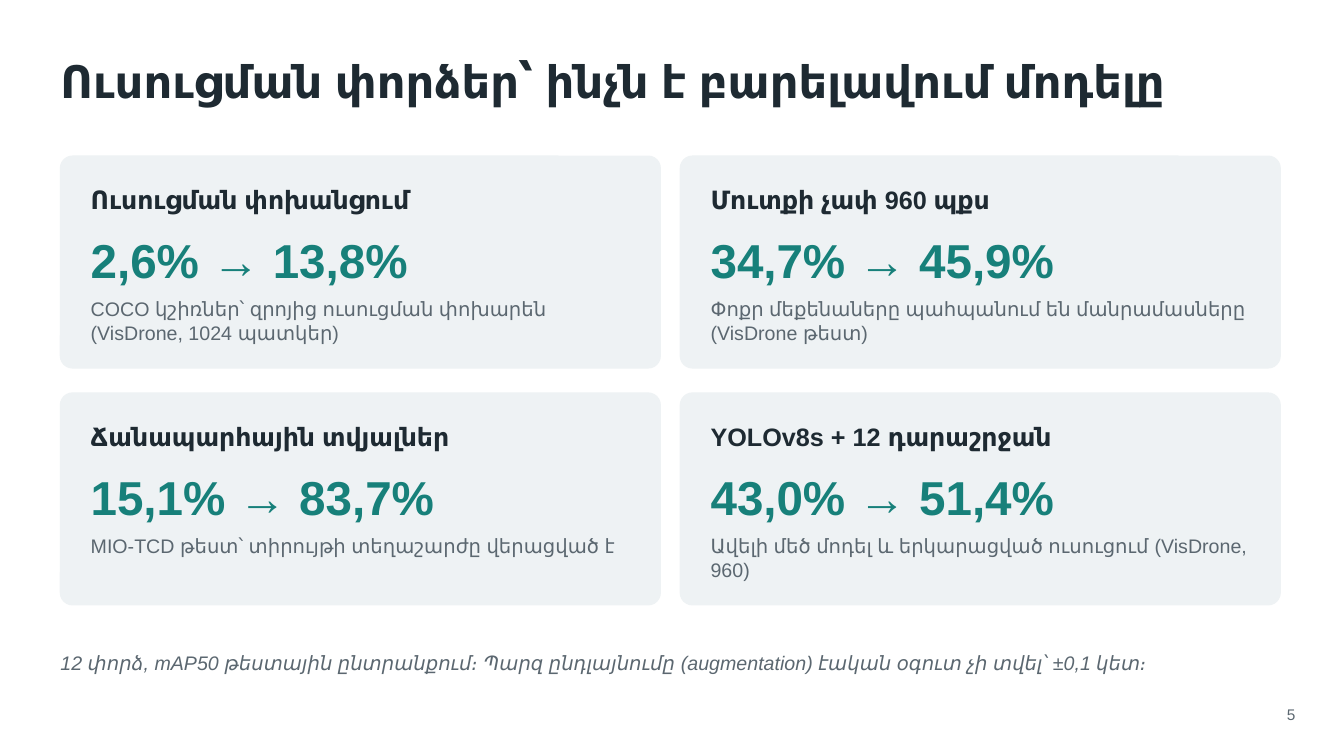
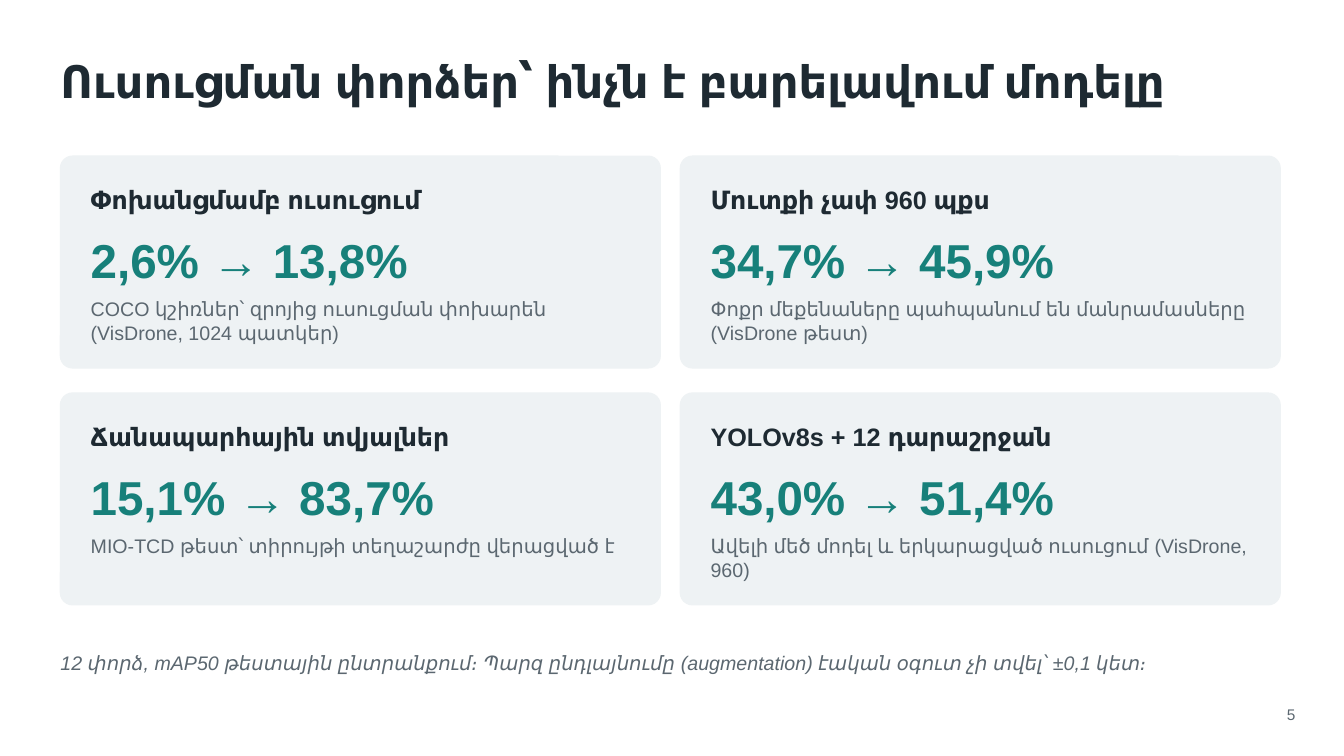
Before and after one commit to marrr862/traffic-cnn, a slide deck: slide 5 of thesis/presentation/DEFENSE.pptx. Drawn at 1344x756 pixels with LibreOffice and Linux fonts; fonts in the diff are those of the drawing. Boxes give left, top, right and bottom in pixels: in the first picture for what was removed or moved away, otherwise in the second. Text is boxed around its words. In the diff, an @@ line names an element or a change of style, - is before the commit and + after.

```diff
--- a/thesis/presentation/DEFENSE.pptx
+++ b/thesis/presentation/DEFENSE.pptx
@@ text at (91, 190, 421, 215): text changed @@
-Ուսուցման փոխանցում
+Փոխանցմամբ ուսուցում
```
Also in this commit, not shown: 1 other slide changed, 33 other files.
